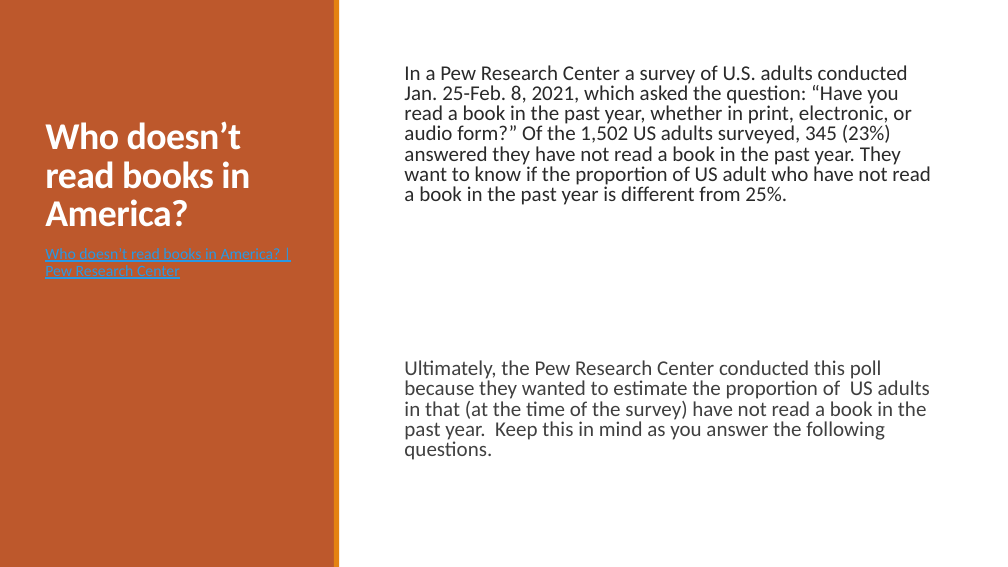
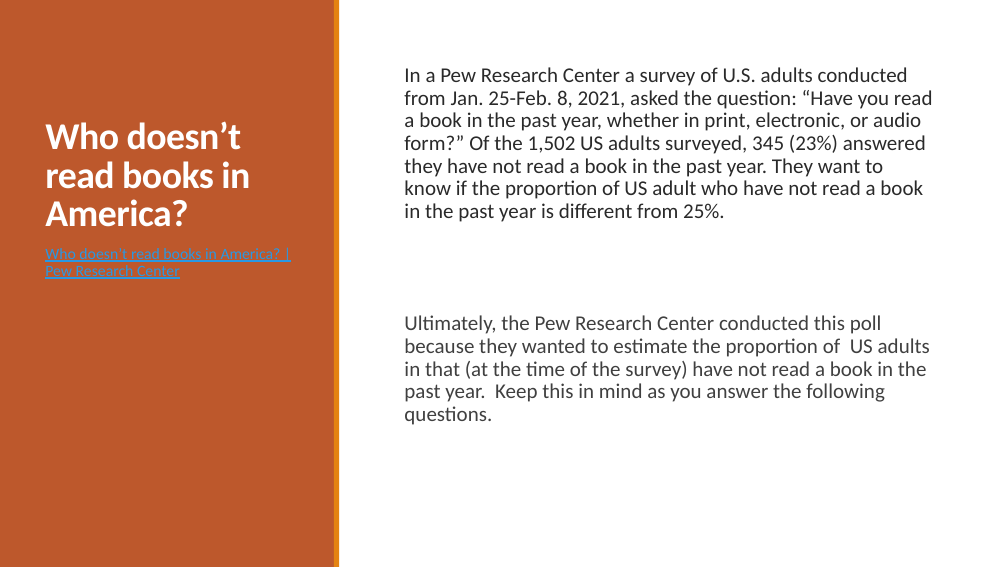
Before and after one commit to alisonkleffner/presentations, a slide deck: slide 14 of job/teaching/teaching-demonstration2.pptx. Drawn at 1008x567 pixels with LibreOffice and Linux fonts; fonts in the diff are those of the drawing. Boxes give left, top, right and bottom in pixels: in the first picture for what was removed or moved away, otherwise in the second. Text is boxed around its words. In the diff, an @@ line names an element or a change of style, - is before the commit and + after.

```diff
--- a/job/teaching/teaching-demonstration2.pptx
+++ b/job/teaching/teaching-demonstration2.pptx
@@ text at [404,67,933,222]: text changed @@
-  In a Pew Research Center a survey of U.S. adults conducted Jan. 25-Feb. 8, 2021, which asked the question: “Have you read a book in the past year, whether in print, electronic, or audio form?” Of the 1,502 US adults surveyed, 345 (23%) answered they have not read a book in the past year. They want to know if the proportion of US adult who have not read a book in the past year is different from 25%.
+  In a Pew Research Center a survey of U.S. adults conducted from Jan. 25-Feb. 8, 2021, asked the question: “Have you read a book in the past year, whether in print, electronic, or audio form?” Of the 1,502 US adults surveyed, 345 (23%) answered they have not read a book in the past year. They want to know if the proportion of US adult who have not read a book in the past year is different from 25%.
@@ text at [404,315,930,425]: line spacing 0.8 to 0.9 @@
```
Also in this commit, not shown: 10 other slides changed, 3 slides added, 2 other files.
